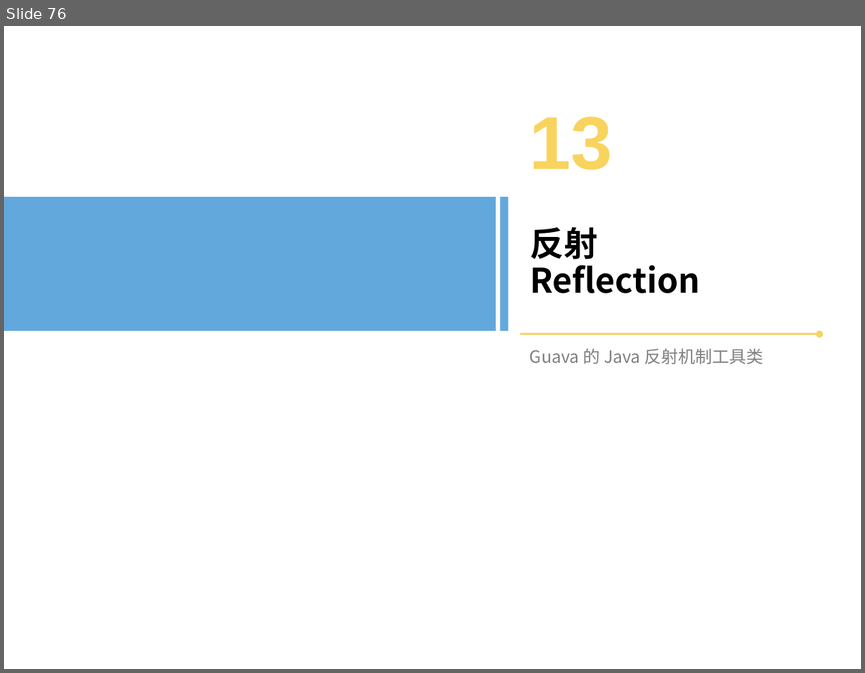
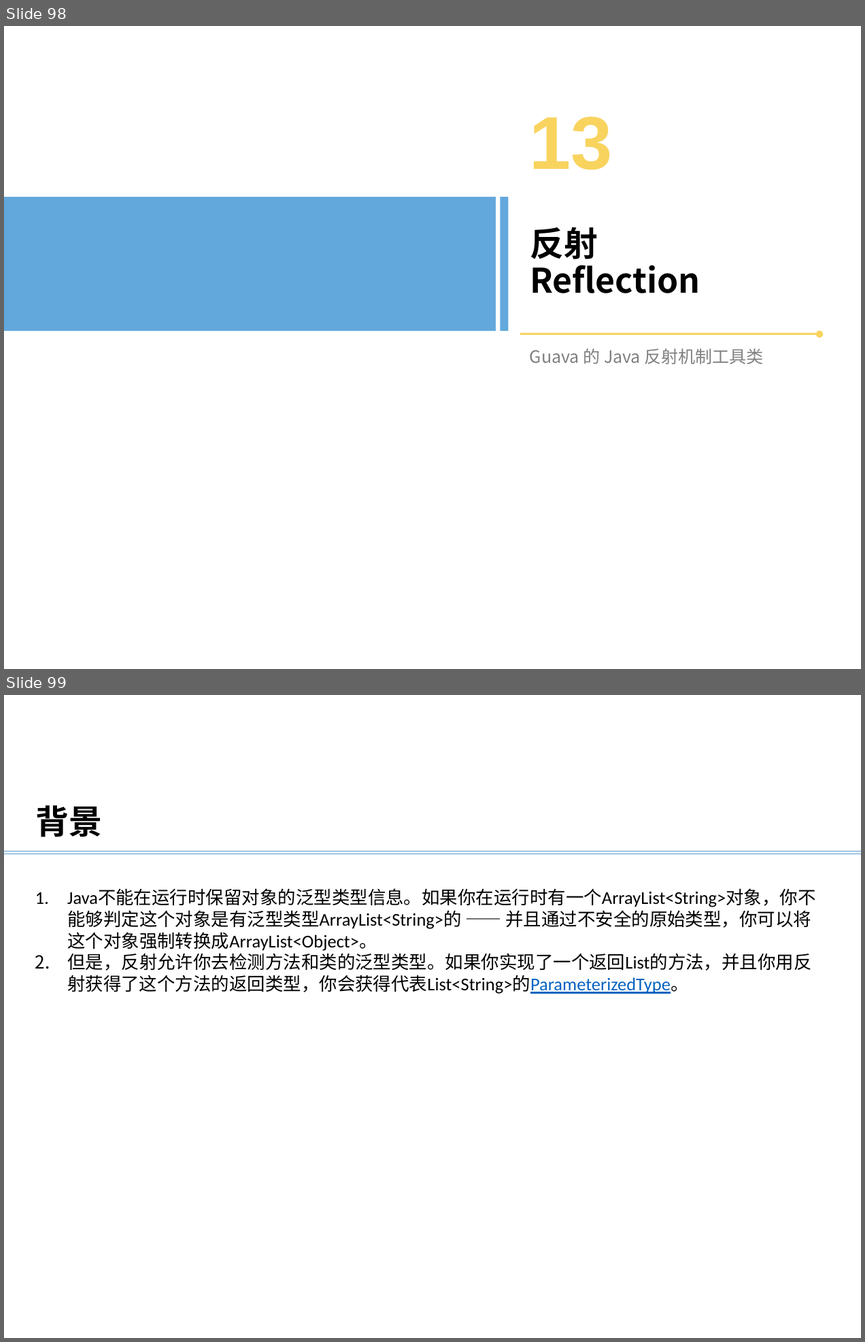
Before and after one commit to bxguo/guava, a slide deck: Guava介绍.pptx. Shown one above the other, each under a label of ours: slide 76 before the commit, slides 98 and 99 after it. The pictures are 865x673 and 865x1342 pixels, drawn with LibreOffice and Linux fonts; fonts in the diff are those of the drawing; background and template pictures are left out. Boxes give left, top, right and bottom in pixels: in the first picture for what was removed or moved away, otherwise in the second. Text is boxed around its words. In the diff, an @@ line names an element or a change of style, - is before the commit and + after.

```diff
--- a/Guava介绍.pptx
+++ b/Guava介绍.pptx
@@ slide 99 added at bbox=[4, 695, 861, 1338], background #FFFFFF @@
@@ text added at bbox=[35, 805, 102, 837], 28 pt, text #000000, bold @@
+背景
@@ line added from (4, 851) to (861, 851), #5B9BD5 0.5 pt @@
@@ line added from (4, 853) to (861, 853), #5B9BD5 0.5 pt @@
@@ text added at bbox=[67, 889, 816, 994], 15.1 pt, text #000000 @@
+1. Java不能在运行时保留对象的泛型类型信息。如果你在运行时有一个ArrayList<String>对象，你不能够判定这个对象是有泛型类型ArrayList<String>的 —— 并且通过不安全的原始类型，你可以将这个对象强制转换成ArrayList<Object>。
+2. 但是，反射允许你去检测方法和类的泛型类型。如果你实现了一个返回List的方法，并且你用反射获得了这个方法的返回类型，你会获得代表List<String>的ParameterizedType。
@@ what was slide 76 is now slide 98 @@
```
Also in this commit, not shown: 26 other slides added, 1 other file.
